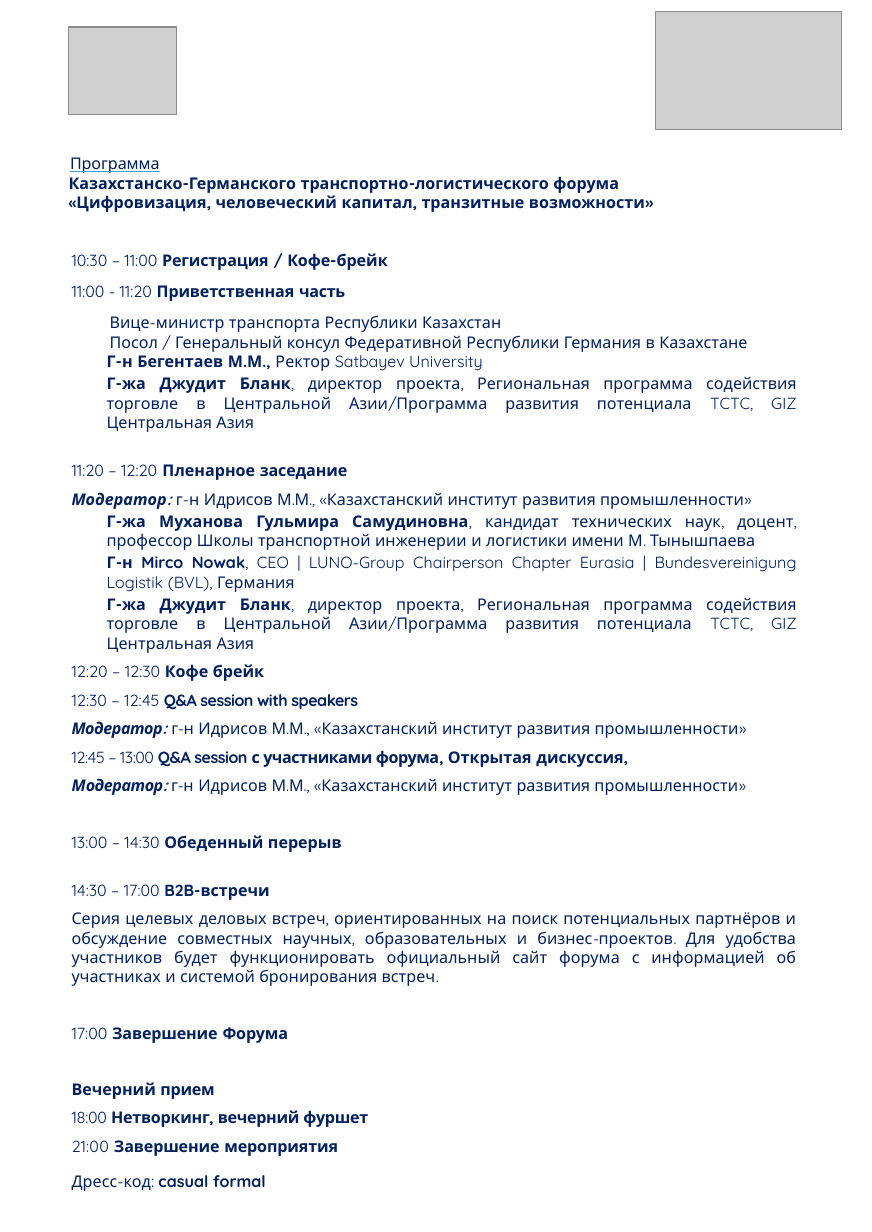
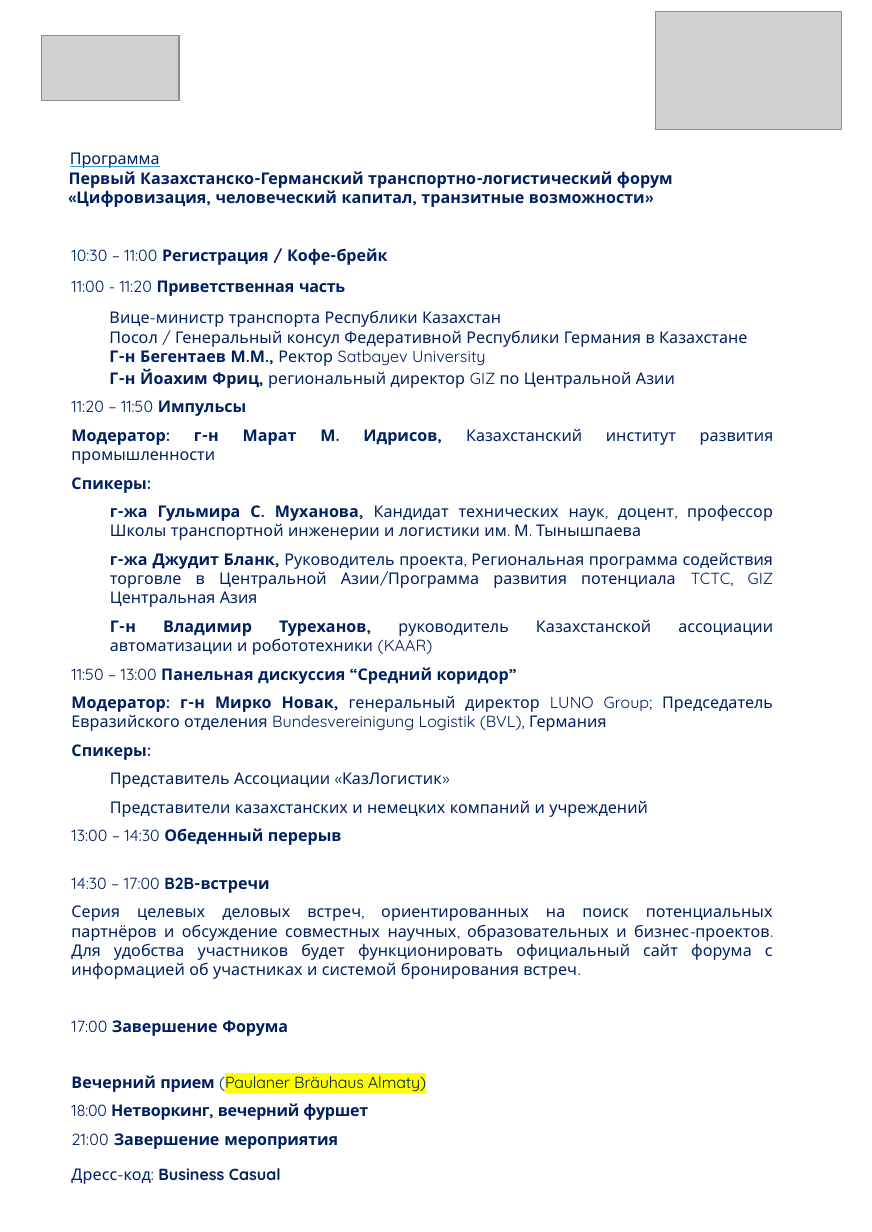
Before and after one commit to zvezdd/KazForum-Logistics, a slide deck: slide 3 of public/program-ru.pptx. Drawn at 872x1232 pixels with LibreOffice and Linux fonts; fonts in the diff are those of the drawing; grey boxes stand for pictures. Boxes give left, top, right and bottom in pixels: in the first picture for what was removed or moved away, otherwise in the second. Text is boxed around its words. In the diff, an @@ line names an element or a change of style, - is before the commit and + after.

```diff
--- a/public/program-ru.pptx
+++ b/public/program-ru.pptx
@@ picture: place and size @@
-picture at (68,27,176,115)
+picture at (41,36,179,101)
@@ text at (69,171,673,207): text changed @@
-Казахстанско-Германского транспортно-логистического форума
-«Цифровизация, человеческий капитал, транзитные возможности»
+Первый Казахстанско-Германский транспортно-логистический форум
+«Цифровизация, человеческий капитал, транзитные возможности»
@@ text at (109,346,486,366): indent changed @@
@@ text at (71,369,774,817): text changed @@
-Г-жа Джудит Бланк, директор проекта, Региональная программа содействия торговле в Центральной Азии/Программа развития потенциала TCTC, GIZ Центральная Азия
-11:20 – 12:20 Пленарное заседание
-Модератор: г-н Идрисов М.М., «Казахстанский институт развития промышленности»
-Г-жа Муханова Гульмира Самудиновна, кандидат технических наук, доцент, профессор Школы транспортной инженерии и логистики имени М. Тынышпаева
-Г-н Mirco Nowak, CEO | LUNO-Group Chairperson Chapter Eurasia | Bundesvereinigung Logistik (BVL), Германия
-Г-жа Джудит Бланк, директор проекта, Региональная программа содействия торговле в Центральной Азии/Программа развития потенциала TCTC, GIZ Центральная Азия
-12:20 – 12:30 Кофе брейк
-12:30 – 12:45 Q&A session with speakers
-Модератор: г-н Идрисов М.М., «Казахстанский институт развития промышленности»
-12:45 – 13:00 Q&A session с участниками форума, Открытая дискуссия,
-Модератор: г-н Идрисов М.М., «Казахстанский институт развития промышленности»
+Г-н Йоахим Фриц, региональный директор GIZ по Центральной Азии
+11:20 – 11:50 Импульсы
+Модератор: г-н Марат М. Идрисов, Казахстанский институт развития промышленности
+Спикеры:
+г-жа Гульмира С. Муханова, Кандидат технических наук, доцент, профессор Школы транспортной инженерии и логистики им. М. Тынышпаева
+г-жа Джудит Бланк, Руководитель проекта, Региональная программа содействия торговле в Центральной Азии/Программа развития потенциала TCTC, GIZ Центральная Азия
+Г-н Владимир Туреханов, руководитель Казахстанской ассоциации автоматизации и робототехники (KAAR)
+11:50 – 13:00 Панельная дискуссия “Средний коридор”
+Модератор: г-н Мирко Новак, генеральный директор LUNO Group; Председатель Евразийского отделения Bundesvereinigung Logistik (BVL), Германия
+Спикеры:
+Представитель Ассоциации «КазЛогистик»
+Представители казахстанских и немецких компаний и учреждений
@@ text at (71,1072,426,1094): text changed; bold off @@
-Вечерний прием
+Вечерний прием (Paulaner Bräuhaus Almaty)
@@ text at (72,1175,266,1191): text changed @@
-Дресс-код: casual formal
+Дресс-код: Business Casual
```
Also in this commit, not shown: 2 other slides changed, 5 other files.
